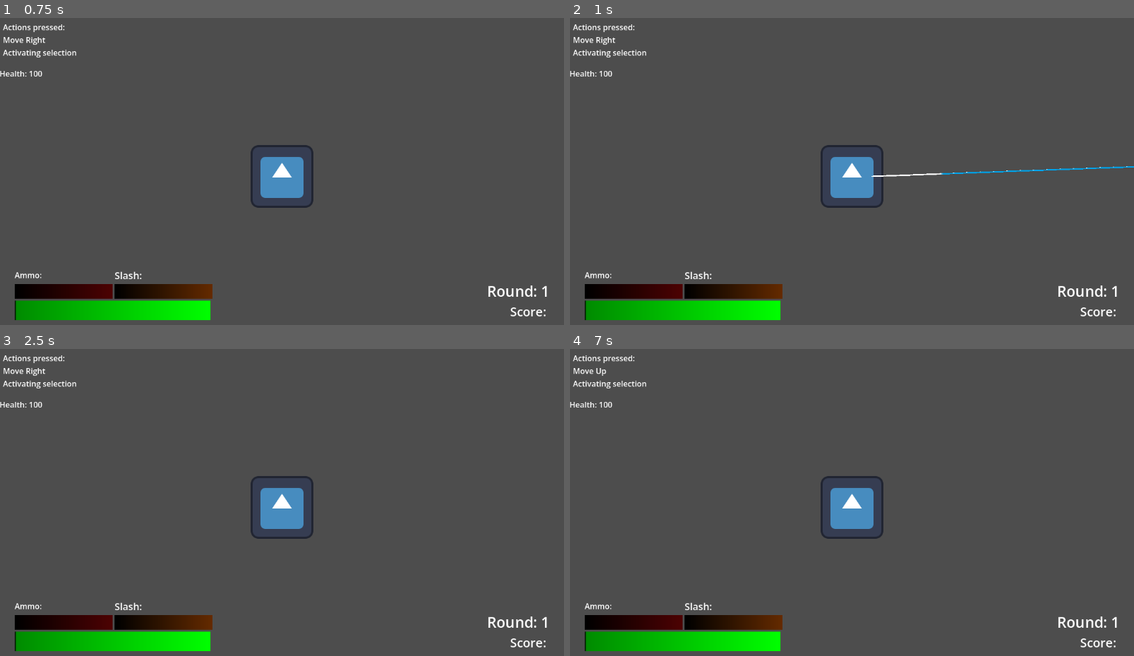
Above: before the commit, frames 1-4 (two rows, left to right).
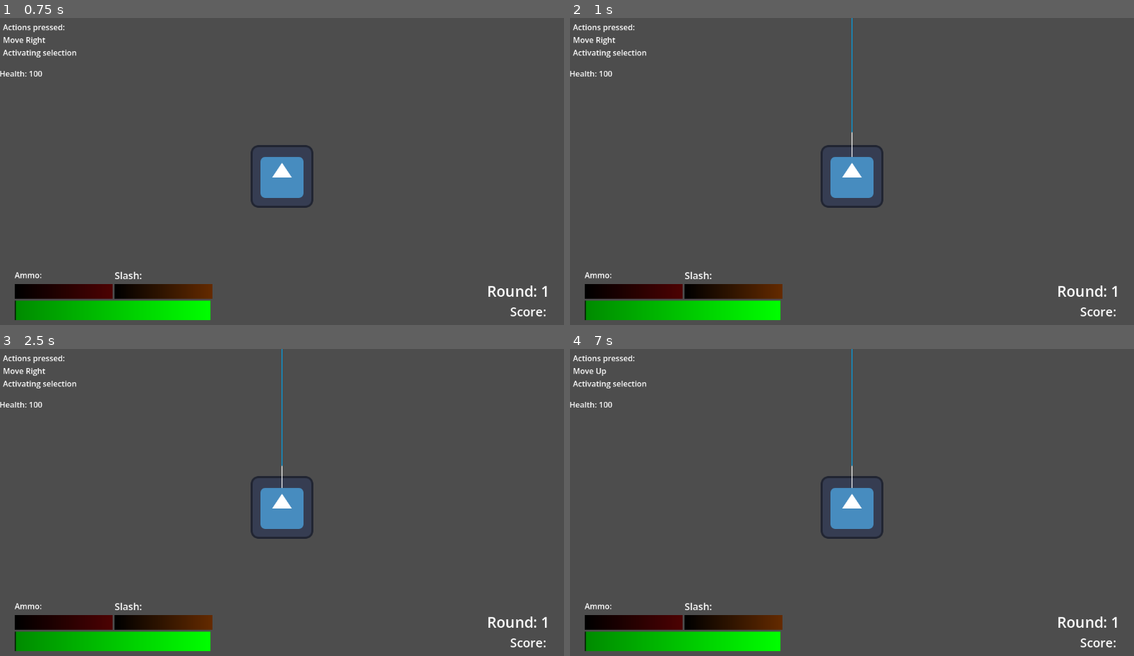
Above: after the commit, the same moments.

Repository: Rhyslan/GuitarBoard_Game
Game: Godot game, scene res://scenes/test/test.tscn
Two runs of this game, one before a commit and one after it. Both use one fixed random seed, a clock stepped at 60 frames per second and the inputs below. The engine's default icon, where the game draws it, is replaced by a stand-in: a white triangle on a blue panel in a dark square.
Inputs:
- Up to frame 1 (0.75 s): tap Enter at 0.5 s; hold D (Right) from 0.53 s (still down); hold Left (Attack) from 0.53 s (still down)
- Up to frame 2 (1 s): keep holding D (Right); keep holding Left (Attack); tap Space (Jump) at 0.77 s; tap 2 (Beam) at 0.8 s
- Up to frame 3 (2.5 s): release D (Right) at 1.28 s; release Left (Attack) at 1.28 s; hold S (Down) 1.28-2.03 s; tap 2 (Beam) at 1.35, 2.3 s; tap Space (Jump) at 1.52, 2 s; tap Left (Attack) at 1.55 s; hold D (Right) from 2.03 s (still down); hold Left (Attack) from 2.03 s (still down)
- Up to frame 4 (7 s): tap Enter at 2.75, 4.25 s; release D (Right) at 2.78 s; release Left (Attack) at 2.78 s; hold W (Up) 2.78-3.53 s; tap 2 (Beam) at 2.85, 3.8, 5.3, 6.8 s; tap Space (Jump) at 3.02, 3.5, 3.77, 4.52, 5, 6.02, 6.77 s; tap Left (Attack) at 3.05, 4.55, 6.05 s; hold 4 (Dash) 3.53-4.28 s; hold A (Left) 3.53-5.03 s; tap 1 (Gun) at 4.35 s; hold S (Down) 5.03-5.78 s; hold 5 (Shield) 5.03-5.78 s; hold D (Right) 5.78-6.53 s; tap 3 (Slash) at 5.85 s; hold W (Up) from 6.53 s (still down); hold Left (Attack) from 6.53 s (still down)

Frame 1 is identical in both runs. In frame 2, 0.3% of the frame differs, in the area x 49-100%, y 0-52%; in frame 3, less than 0.1%; in frame 4, less than 0.1%.

Commit message:
Fix beam attack

Diff:
--- a/guitar-board/entities/player/beam.gd
+++ b/guitar-board/entities/player/beam.gd
@@ -2,34 +2,41 @@
 
 @export var cast_speed := 7000.0
 @export var max_length := 1400.0
+@export var start_distance := 40.0
+@export var growth_time := 0.1
 @export var is_casting := false: set = set_is_casting
-@export var start_distance := 40.0
-
-@onready var line: Line2D = $Line2D
 
 var tween: Tween = null
 
+@onready var line: Line2D = $Line2D
+@onready var line_width := line.width
+
 func _ready() -> void:
+	set_is_casting(is_casting)
 	line.points[0] = Vector2.RIGHT * start_distance
 	line.points[1] = Vector2.ZERO
 	line.visible = false
 
+	if not Engine.is_editor_hint():
+		set_physics_process(false)
+
 func _physics_process(delta: float) -> void:
-	target_position.x = move_toward(
-		target_position.x,
-		max_length,
-		cast_speed * delta
-	)
+	target_position = target_position.move_toward(Vector2.UP * max_length, cast_speed * delta)
 
 	var end_pos := target_position
 	force_raycast_update()
+
 	if is_colliding():
 		end_pos = to_local(get_collision_point())
+
 	line.points[1] = end_pos
 
 func set_is_casting(new_val: bool):
 	if is_casting == new_val:
 		return
+
+	if new_val == false:
+		print("not")
 	is_casting = new_val
 
 	set_physics_process(is_casting)
@@ -38,9 +45,10 @@
 		return
 
 	if is_casting:
-		var start := Vector2.RIGHT * start_distance
+		var start := Vector2.UP * start_distance
 		line.points[0] = start
 		line.points[1] = start
+
 		appear()
 	else:
 		target_position = Vector2.ZERO
@@ -52,12 +60,12 @@
 	if tween and tween.is_running():
 		tween.kill()
 	tween = create_tween()
-	tween.tween_property(line, "width", line.width, 0.2).from(0.0)
+	tween.tween_property(line, "width", line_width, growth_time * 2).from(0.0)
 
 
 func disappear() -> void:
 	if tween and tween.is_running():
 		tween.kill()
 	tween = create_tween()
-	tween.tween_property(line, "width", 0.0, 0.2).from_current()
+	tween.tween_property(line, "width", 0.0, growth_time * 2).from_current()
 	tween.tween_callback(line.hide)
--- a/guitar-board/entities/player/player.gd
+++ b/guitar-board/entities/player/player.gd
@@ -102,6 +102,7 @@
 		game_over()
 
 
+
 #game over (temp)
 func game_over():
 	health = 0
